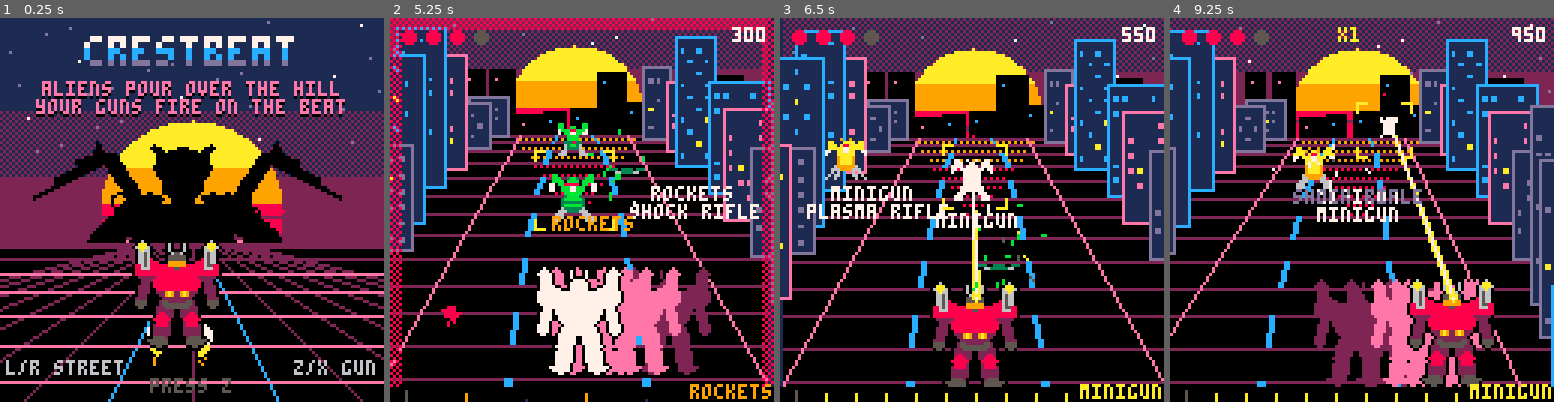
Above: before the commit, frames 1-4 (left to right).
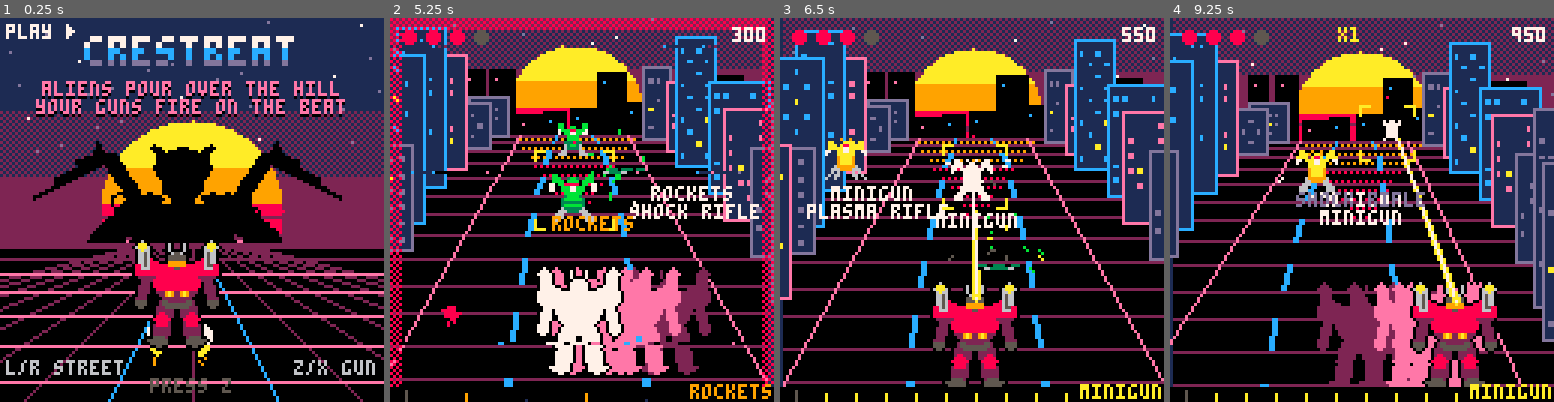
Above: after the commit, the same moments.

Repository: drachis/carts
Game: PICO-8 cartridge proj/crestbeat/crestbeat.p8
Same seed, same stepped clock (60 frames per second), same inputs: the game is played once before the commit and once after it.
Inputs:
- Up to frame 1 (0.25 s): no input
- Up to frame 2 (5.25 s): tap X (X key) at 0.33, 1.07, 1.85, 2.97, 4.08, 5.2 s; tap O (Z key) at 0.7, 1.7, 2.1, 2.5, 2.9, 3.3, 3.7, 4.1, 4.5, 4.9 s; hold Right 1.6-2.1 s; hold Right 2.47-3.03 s; hold Left 3.08-3.58 s; hold Down 3.63-3.97 s; hold Right 4.02-4.68 s; hold Left from 5.08 s (still down)
- Up to frame 3 (6.5 s): tap O (Z key) at 5.3, 5.7, 6.1 s; release Left at 5.68 s; hold Down 5.73-6.03 s; hold Right from 6.08 s (still down); tap X (X key) at 6.32 s
- Up to frame 4 (9.25 s): tap O (Z key) every 0.4 s from 6.5 to 8.9 s; release Right at 6.58 s; hold Right 6.63-7.13 s; tap X (X key) at 7.43, 8.55 s; hold Right 7.5-8.07 s; hold Left 8.12-8.62 s; hold Down 8.67-9 s; hold Right from 9.05 s (still down)

The runs differ from the first frame. In frame 1, 0.3% of the frame differs, in the area x 1-20%, y 1-6%; in frame 2, 0.5%; in frame 3, 0.4%; in frame 4, 32%, in the area x 0-100%, y 0-97%.

Commit message:
crestbeat-synth: a scan line sweeps the giants' shields, a hit tears screen rows like VHS tracking, and the title shows a VCR's play. 7672 tokens
Co-Authored-By: Claude Opus 5.5 <noreply@anthropic.com>

Diff:
--- a/proj/crestbeat/main.lua
+++ b/proj/crestbeat/main.lua
@@ -222,6 +222,7 @@
 
 function draw_title()
  sunset(75,64,64,30)
+ print("play ▶",2,2,7)
  if not titan then make_titan(stages[3]) end
  titan.rise,titan.bars,crest_y=1,0,225
  local real_pal=pal
@@ -280,6 +281,10 @@
  draw_effects()
  camera()
  if robot.hurt>4 then
+  for glitch=1,8 do
+   local row=0x6000+flr(rnd(128))*64
+   memcpy(row,row+flr(rnd(3)),60)
+  end
   fillp(0x5a5a.8)
   for edge=0,3 do rect(edge,edge,127-edge,127-edge,8) end
   fillp()
--- a/proj/crestbeat/titan.lua
+++ b/proj/crestbeat/titan.lua
@@ -203,7 +203,7 @@
   if spot.hp>0 and shield>0 then
    for row=0,6 do
     for col=-1,1 do
-     hexagon(x+spot.lane*15.6+col*5.2+row%2*2.6-1.3,y-2+row*4.5,3*shield,colour)
+     hexagon(x+spot.lane*15.6+col*5.2+row%2*2.6-1.3,y-2+row*4.5,3*shield,row==flr(clock*4)%9 and 7 or colour)
     end
    end
   end
Not shown, changed: proj/crestbeat/DESIGN.md
Not shown, changed: proj/crestbeat/itch/PAGE.md
